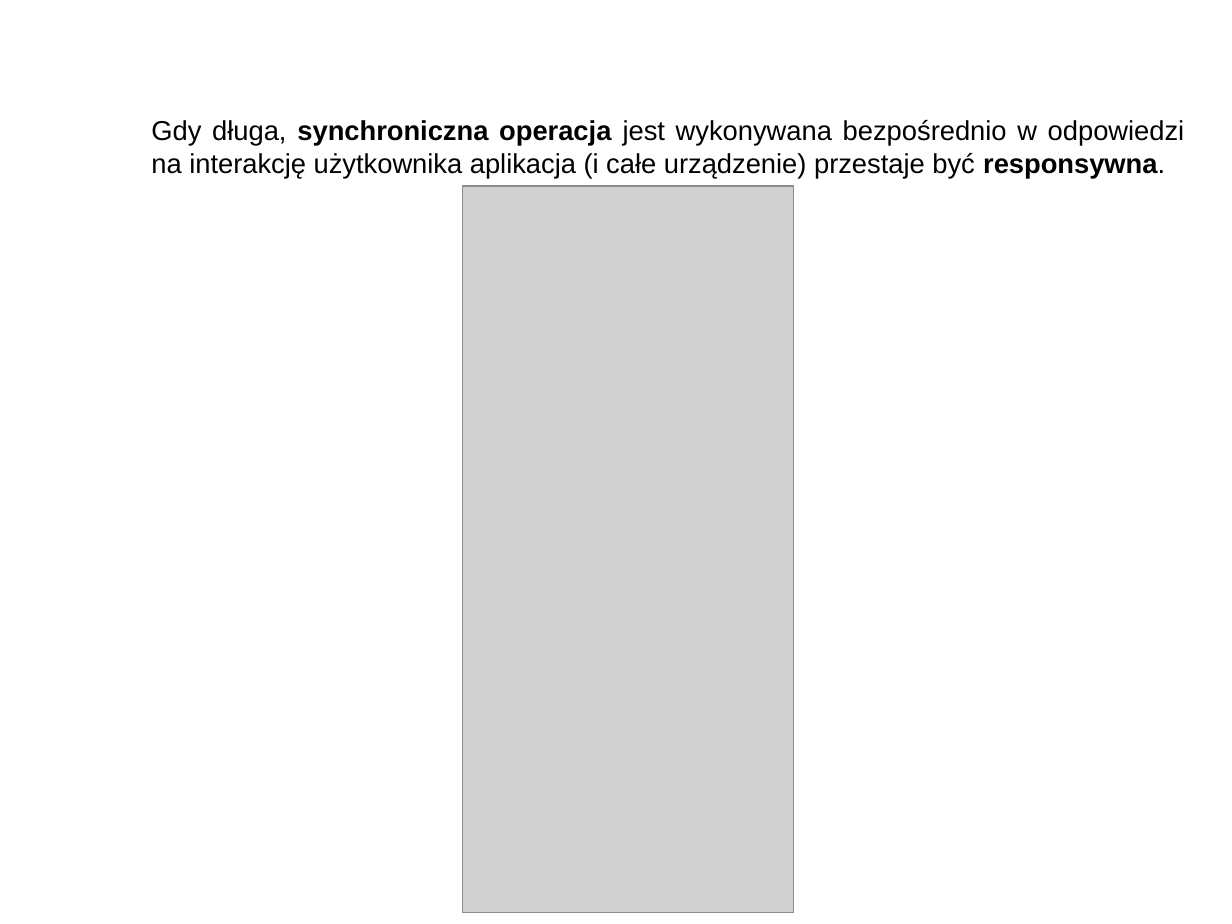
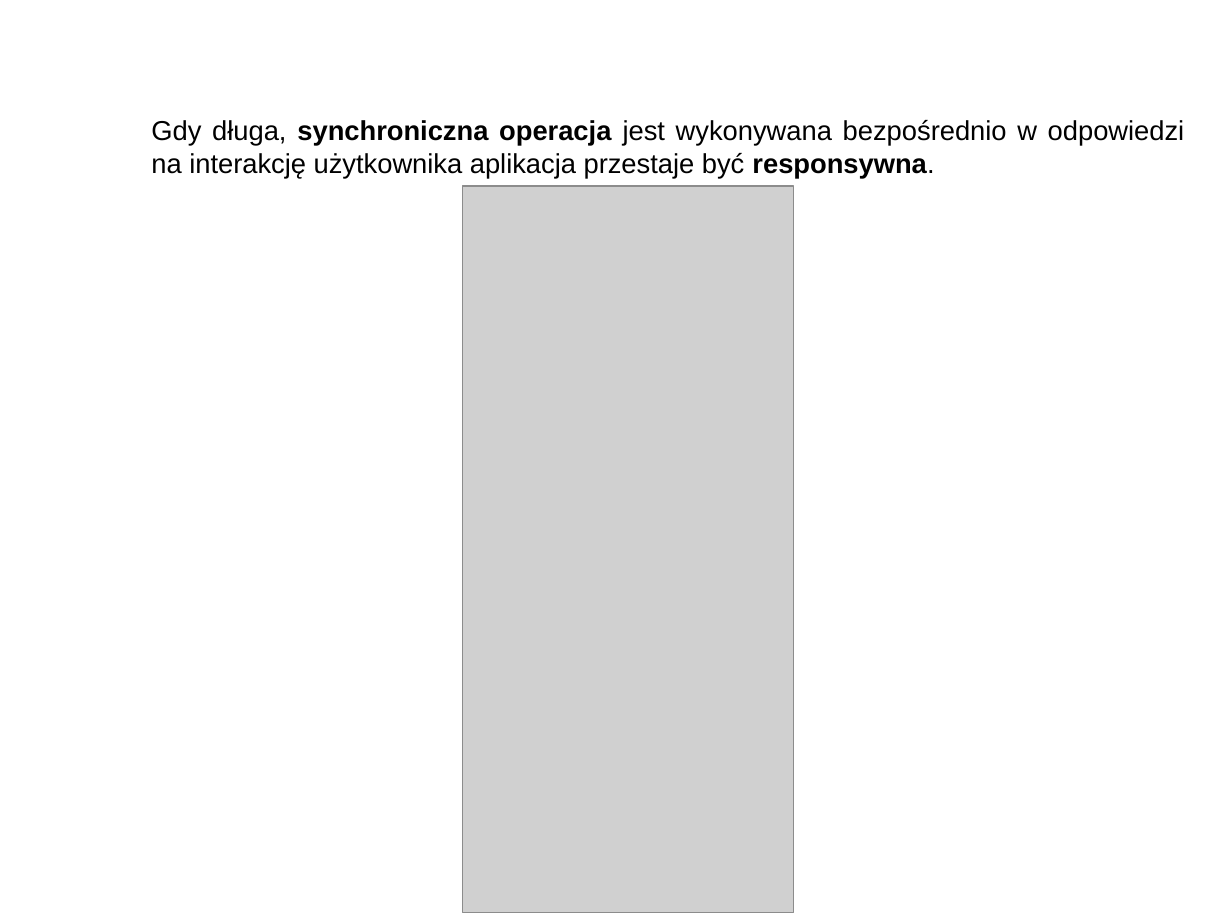
Before and after one commit to RafLew84/ProgUM, a slide deck: slide 2 of PUM2/Aktualne/Wykłady/Wyklad2.pptx. Drawn at 1232x924 pixels with LibreOffice and Linux fonts; fonts in the diff are those of the drawing; grey boxes stand for pictures; background and template pictures are left out. Boxes give left, top, right and bottom in pixels: in the first picture for what was removed or moved away, otherwise in the second. Text is boxed around its words. In the diff, an @@ line names an element or a change of style, - is before the commit and + after.

```diff
--- a/PUM2/Aktualne/Wykłady/Wyklad2.pptx
+++ b/PUM2/Aktualne/Wykłady/Wyklad2.pptx
@@ text at (151,120,1185,179): text changed @@
-Gdy długa, synchroniczna operacja jest wykonywana bezpośrednio w odpowiedzi na interakcję użytkownika aplikacja (i całe urządzenie) przestaje być responsywna.
+Gdy długa, synchroniczna operacja jest wykonywana bezpośrednio w odpowiedzi na interakcję użytkownika aplikacja przestaje być responsywna.
```
Also in this commit, not shown: 1 other slide changed, 1 other file.
